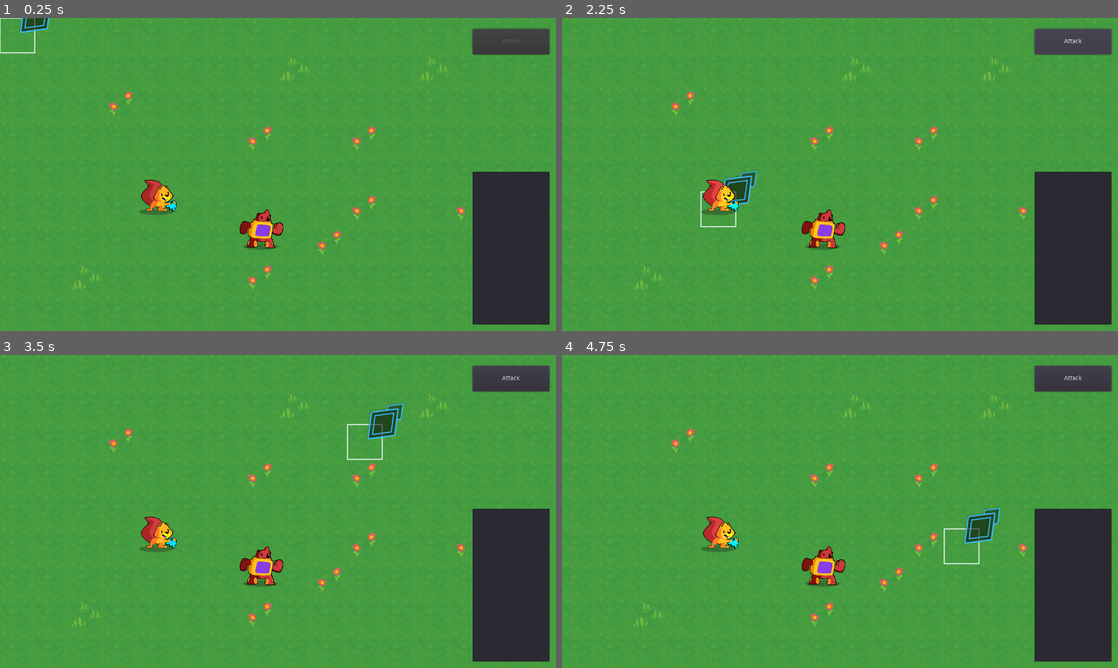
Above: before the commit, frames 1-4 (two rows, left to right).
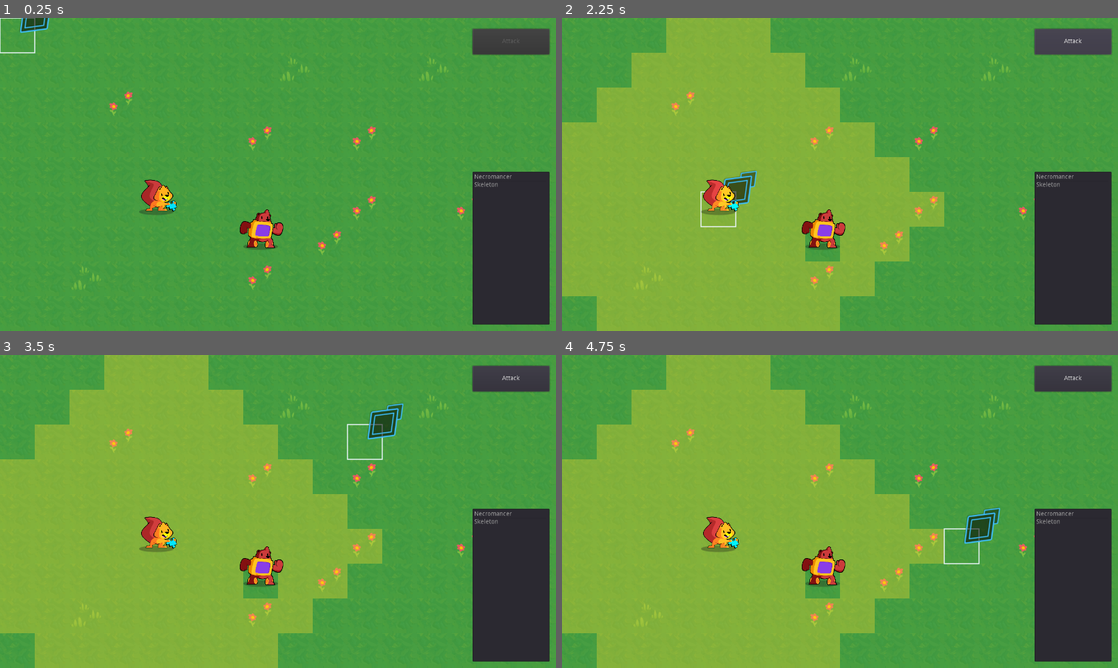
Above: after the commit, the same moments.

Repository: Zemeio/necromancy
Game: Godot game, scene res://Main.tscn
Same seed, same stepped clock (60 frames per second), same inputs: the game is played once before the commit and once after it.
Inputs (mouse positions are in pixels of both pictures, inside the frame that each line leads up to):
- Up to frame 1 (0.25 s): no input
- Up to frame 2 (2.25 s): tap Enter (ui_accept) at 0.5, 0.77, 1.25, 1.52 s; move the mouse to (962, 158) at 0.52 s; press the mouse at (962, 158) at 0.53 s; hold Right (ui_right) 0.53-1.28 s; move the mouse to (728, 190) at 1.27 s; release the mouse at (728, 190) at 1.28 s; hold Down (ui_down) 1.28-2 s; click (728, 190) at 1.35 s; click "Attack" at 2 s
- Up to frame 3 (3.5 s): tap Enter (ui_accept) at 2.75 s; move the mouse to (333, 442) at 2.77 s; press the mouse at (333, 442) at 2.78 s; hold Right (ui_right) from 2.78 s (still down)
- Up to frame 4 (4.75 s): tap Enter (ui_accept) at 3.5, 3.77, 4.25, 4.52 s; move the mouse to (812, 574) at 3.52 s; release Right (ui_right) at 3.53 s; release the mouse at (812, 574) at 3.53 s; hold Up (ui_up) 3.53-4.28 s; click (812, 574) at 3.6 s; move the mouse to (1006, 558) at 4.27 s; press the mouse at (1006, 558) at 4.28 s; hold Left (ui_left) from 4.28 s (still down)

The runs differ from the first frame. In frame 1, less than 0.1% of the frame differs, in the area x 85-92%, y 50-54%; in frame 2, 48%; in frame 3, 48%, in the area x 0-92%, y 0-100%; in frame 4, 48%.
Error after the commit: Invalid get index 'attack_range' (on base: 'Nil'). (res://GameBoard/GameBoard.gd:64)

Commit message:
Add character turn to turn order

Diff:
--- a/GameBoard/GameBoard.gd
+++ b/GameBoard/GameBoard.gd
@@ -18,6 +18,7 @@
 onready var _unit_path: UnitPath = $UnitPath
 onready var _characters = $Characters
 onready var _attack_button = $Action/Attack
+onready var _turn_order = $TurnOrder
 
 
 enum Action {
@@ -76,6 +77,7 @@
 			if not unit:
 				continue
 			_units[unit.cell] = unit
+			_turn_order.addCharacterTurn(unit)
 
 
 ## Returns an array with all the coordinates of walkable cells based on the `max_distance`.
--- a/Main.tscn
+++ b/Main.tscn
@@ -1,9 +1,22 @@
-[gd_scene load_steps=5 format=2]
+[gd_scene load_steps=8 format=2]
 
 [ext_resource path="res://Scenes/Board/GameBoard.tscn" type="PackedScene" id=1]
 [ext_resource path="res://Character/Skeleton.tscn" type="PackedScene" id=2]
+[ext_resource path="res://Scripts/Character/CharacterInfo.gd" type="Script" id=3]
 [ext_resource path="res://Background/Map.tscn" type="PackedScene" id=10]
 [ext_resource path="res://Character/Character.tscn" type="PackedScene" id=11]
+
+[sub_resource type="Resource" id=1]
+script = ExtResource( 3 )
+Name = "Necromancer"
+MAXHP = 100
+act_speed = 5
+
+[sub_resource type="Resource" id=2]
+script = ExtResource( 3 )
+Name = "Skeleton"
+MAXHP = 100
+act_speed = 5
 
 [node name="Main" type="Node2D"]
 
@@ -12,6 +25,7 @@
 [node name="GameBoard" parent="." instance=ExtResource( 1 )]
 
 [node name="Necromancer" parent="GameBoard/Characters" index="0" instance=ExtResource( 11 )]
+CharacterInfo = SubResource( 1 )
 
 [node name="Normal" parent="GameBoard/Characters/Necromancer/BoardUnits" index="0"]
 visible = true
@@ -19,6 +33,7 @@
 
 [node name="Skeleton" parent="GameBoard/Characters" index="1" instance=ExtResource( 2 )]
 position = Vector2( 336, 383 )
+CharacterInfo = SubResource( 2 )
 
 [node name="Normal" parent="GameBoard/Characters/Skeleton/BoardUnits" index="0"]
 visible = true
--- a/Scenes/Board/TurnOrder.gd
+++ b/Scenes/Board/TurnOrder.gd
@@ -4,15 +4,6 @@
 onready var itemListWindow = $ItemListWindow
 onready var actionList := []
 var _action_reference = {}
-
-
-func _ready():
-	## TODO: Remove this ready, it is just for testing
-	var turnAction = TurnAction.new()
-	turnAction.should_show_in_ui = false
-	turnAction.id = "myid"
-	_add_action(turnAction)
-	_update_ui()
 
 
 func _add_action(action: TurnAction):
@@ -26,6 +17,16 @@
 	)
 
 
+func addCharacterTurn(unit: Unit):
+	var turnAction = TurnAction.new()
+	turnAction.should_show_in_ui = true
+	turnAction.turnType = TurnAction.TURN_TYPE_CHARACTER_TURN
+	turnAction.name = unit.getName()
+	turnAction.source = unit
+	_add_action(turnAction)
+	_update_ui()
+
+
 func _update_ui():
 	itemListWindow.clear()
 	for action in actionList:
--- a/Scripts/Character/BasicInfo.tres
+++ b/Scripts/Character/BasicInfo.tres
@@ -5,6 +5,7 @@
 
 [resource]
 script = ExtResource( 1 )
+Name = ""
 MAXHP = 100
 main_attack = ExtResource( 2 )
 act_speed = 5
--- a/Scripts/Character/CharacterInfo.gd
+++ b/Scripts/Character/CharacterInfo.gd
@@ -2,6 +2,7 @@
 extends Resource
 
 
+export var Name = ""
 export var MAXHP = 100 #O valor máximo de HP do personagem
 var CURHP #O valor atual de HP do personagem
 var ATK   #O dano que o personagem dá em um ataque comum
--- a/Scripts/GameBoard/TurnOrder/TurnAction.gd
+++ b/Scripts/GameBoard/TurnOrder/TurnAction.gd
@@ -1,9 +1,14 @@
 class_name TurnAction
 extends Object
+
+
+const TURN_TYPE_CHARACTER_TURN = "CharacterTurn"
+
 
 ## Identifiers
 var name := "MyAction"
 var id: String = ""
+var turnType: String = ""
 
 ## Targeting
 var target := Unit
--- a/Units/Unit.gd
+++ b/Units/Unit.gd
@@ -99,3 +99,6 @@
 func _set_is_walking(value: bool) -> void:
 	_is_walking = value
 	set_process(_is_walking)
+
+func getName() -> String:
+	return UnitInfo.Name
